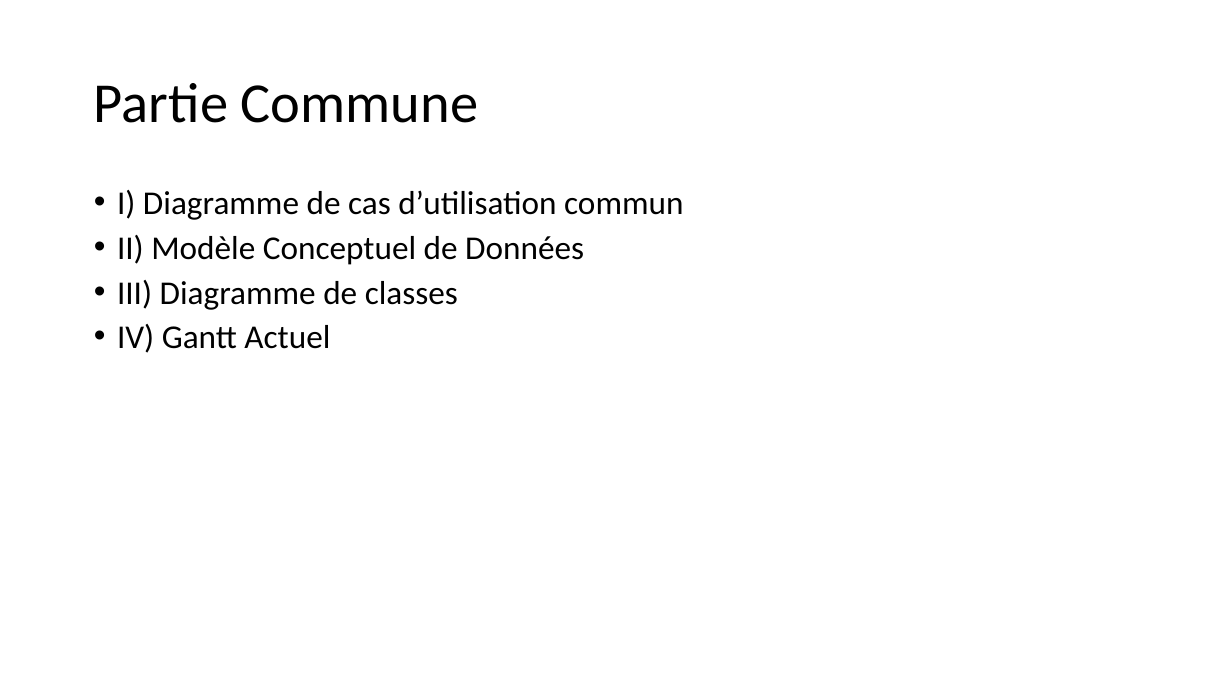
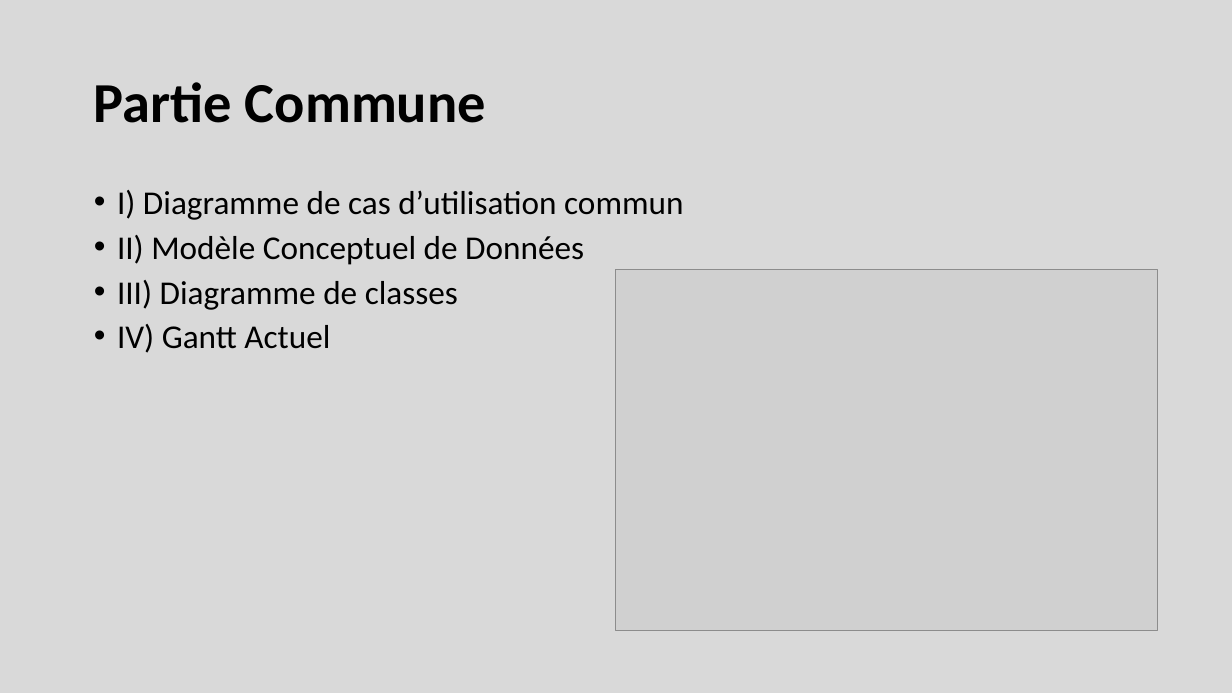
Before and after one commit to Maja2308/Projet_Cross, a slide deck: slide 2 of Diagrammes Communs/Presentation_Revue0.pptx. Drawn at 1232x693 pixels with LibreOffice and Linux fonts; fonts in the diff are those of the drawing; grey boxes stand for pictures. Boxes give left, top, right and bottom in pixels: in the first picture for what was removed or moved away, otherwise in the second. Text is boxed around its words. In the diff, an @@ line names an element or a change of style, - is before the commit and + after.

```diff
--- a/Diagrammes Communs/Presentation_Revue0.pptx
+++ b/Diagrammes Communs/Presentation_Revue0.pptx
@@ background #FFFFFF to #D9D9D9 @@
@@ title "Partie Commune" at (x1=94, y1=82, x2=486, y2=123): bold on @@
@@ picture added at (x1=616, y1=270, x2=1158, y2=630) @@
```
Also in this commit, not shown: 25 other slides changed, 1 other file.
